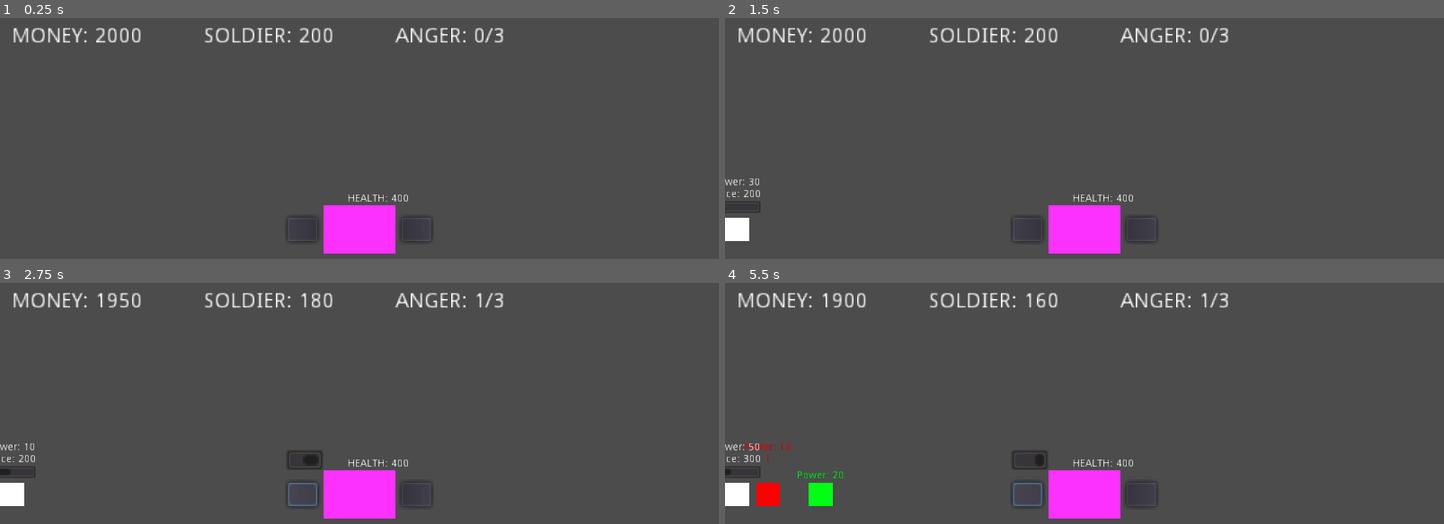
Above: before the commit, frames 1-4 (two rows, left to right).
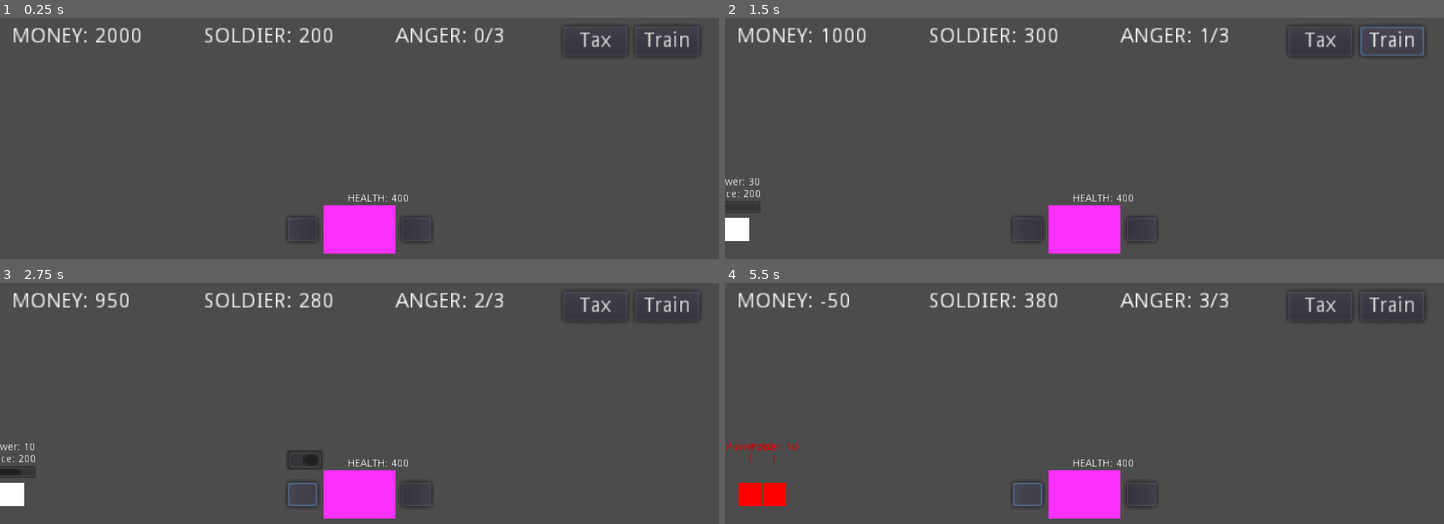
Above: after the commit, the same moments.

Repository: metalboyrick/riot-city-game
Game: Godot game, scene res://levels/level_base/level.tscn
Two runs of this game, one before a commit and one after it. Both use one fixed random seed, a clock stepped at 60 frames per second and the inputs below. This scene is started directly instead of the project's main scene.
Inputs (mouse positions are in pixels of both pictures, inside the frame that each line leads up to):
- Up to frame 1 (0.25 s): no input
- Up to frame 2 (1.5 s): click (1321, 42) at 0.5 s, where only the run after the commit has a clickable "Tax"; click (1393, 42) at 1.25 s, where only the run after the commit has a clickable "Train"
- Up to frame 3 (2.75 s): click (301, 495) at 2.02 s
- Up to frame 4 (5.5 s): click (1026, 495) at 2.77 s; click (1321, 307) at 3.5 s, where only the run after the commit has a clickable "Tax"; click (1393, 307) at 4.25 s, where only the run after the commit has a clickable "Train"; click (1026, 495) at 5.02 s

The runs differ from the first frame. In frame 1, 0.4% of the frame differs, in the area x 78-98%, y 5-16%; in frame 2, 0.6%; in frame 3, 0.7%; in frame 4, 2.2%, in the area x 0-98%, y 4-93%.

Commit message:
added taxation and training buttons

Diff:
--- a/levels/level_base/level.gd
+++ b/levels/level_base/level.gd
@@ -10,6 +10,8 @@
 export var MAX_ANGER: int = 3
 export var DEFAULT_CALM: float = 3
 export var CENTRAL_HEALTH : int = 400
+export var TAX_VALUE : int = 1000
+export var TRAINING_COST : int  = 2000
 
 var rng : RandomNumberGenerator = RandomNumberGenerator.new()
 var money : int = 	MONEY
@@ -27,10 +29,10 @@
 onready var sc_mob := preload("res://actors/mob/mob.tscn")
 onready var sc_soldier := preload("res://actors/soldier/soldier.tscn")
 onready var n_spawn_timer := get_node("SpawnTimer")
-onready var n_money_label := get_node("MoneyLabel")
-onready var n_soldier_label := get_node("SoldierLabel")
-onready var n_anger_label := get_node("AngerLabel")
-onready var n_health_label := get_node("HealthLabel")
+onready var n_money_label := get_node("GUI/MoneyLabel")
+onready var n_soldier_label := get_node("GUI/SoldierLabel")
+onready var n_anger_label := get_node("GUI/AngerLabel")
+onready var n_health_label := get_node("GUI/HealthLabel")
 
 signal s_mob_money_ok(mob_id)
 signal s_can_deploy_soldier(spawner_id)
@@ -175,3 +177,14 @@
 	var mob_instance = instance_from_id(mob_id)
 	update_health(health - mob_instance.power)
 	mob_instance.queue_free()
+
+
+
+func _on_TaxButton_pressed():
+	update_money(money + TAX_VALUE)
+	update_anger(anger + 1)
+
+
+func _on_TrainButton_pressed():
+	update_money(money - TRAINING_COST)
+	update_soldier(total_soldier_power + 100)
--- a/levels/level_base/level.tscn
+++ b/levels/level_base/level.tscn
@@ -12,26 +12,6 @@
 
 [node name="SpawnTimer" type="Timer" parent="."]
 one_shot = true
-
-[node name="MoneyLabel" type="Label" parent="."]
-margin_left = 8.0
-margin_top = 8.0
-margin_right = 95.0
-margin_bottom = 22.0
-text = "MONEY: 2000"
-__meta__ = {
-"_edit_use_anchors_": false
-}
-
-[node name="SoldierLabel" type="Label" parent="."]
-margin_left = 136.0
-margin_top = 8.0
-margin_right = 222.0
-margin_bottom = 22.0
-text = "SOLDIER: 40"
-__meta__ = {
-"_edit_use_anchors_": false
-}
 
 [node name="Path" parent="." instance=ExtResource( 1 )]
 position = Vector2( 96, 144 )
@@ -73,7 +53,17 @@
 margin_right = 41.0
 margin_bottom = 134.0
 
-[node name="AngerLabel" type="Label" parent="."]
+[node name="CentralBuilding" parent="." instance=ExtResource( 2 )]
+position = Vector2( 240, 144 )
+
+[node name="GUI" type="Control" parent="."]
+margin_right = 40.0
+margin_bottom = 40.0
+__meta__ = {
+"_edit_use_anchors_": false
+}
+
+[node name="AngerLabel" type="Label" parent="GUI"]
 margin_left = 264.0
 margin_top = 8.0
 margin_right = 337.0
@@ -83,10 +73,17 @@
 "_edit_use_anchors_": false
 }
 
-[node name="CentralBuilding" parent="." instance=ExtResource( 2 )]
-position = Vector2( 240, 144 )
+[node name="MoneyLabel" type="Label" parent="GUI"]
+margin_left = 8.0
+margin_top = 8.0
+margin_right = 95.0
+margin_bottom = 22.0
+text = "MONEY: 2000"
+__meta__ = {
+"_edit_use_anchors_": false
+}
 
-[node name="HealthLabel" type="Label" parent="."]
+[node name="HealthLabel" type="Label" parent="GUI"]
 margin_left = 232.0
 margin_top = 120.0
 margin_right = 272.0
@@ -96,7 +93,39 @@
 "_edit_use_anchors_": false
 }
 
+[node name="SoldierLabel" type="Label" parent="GUI"]
+margin_left = 136.0
+margin_top = 8.0
+margin_right = 222.0
+margin_bottom = 22.0
+text = "SOLDIER: 40"
+__meta__ = {
+"_edit_use_anchors_": false
+}
+
+[node name="TaxButton" type="Button" parent="GUI"]
+margin_left = 376.0
+margin_top = 8.0
+margin_right = 419.0
+margin_bottom = 28.0
+text = "Tax"
+__meta__ = {
+"_edit_use_anchors_": false
+}
+
+[node name="TrainButton" type="Button" parent="GUI"]
+margin_left = 424.0
+margin_top = 8.0
+margin_right = 467.0
+margin_bottom = 28.0
+text = "Train"
+__meta__ = {
+"_edit_use_anchors_": false
+}
+
 [connection signal="s_mob_entered" from="CentralBuilding" to="." method="_on_CentralBuilding_s_mob_entered"]
+[connection signal="pressed" from="GUI/TaxButton" to="." method="_on_TaxButton_pressed"]
+[connection signal="pressed" from="GUI/TrainButton" to="." method="_on_TrainButton_pressed"]
 
 [editable path="Path"]
 [editable path="Path2"]
